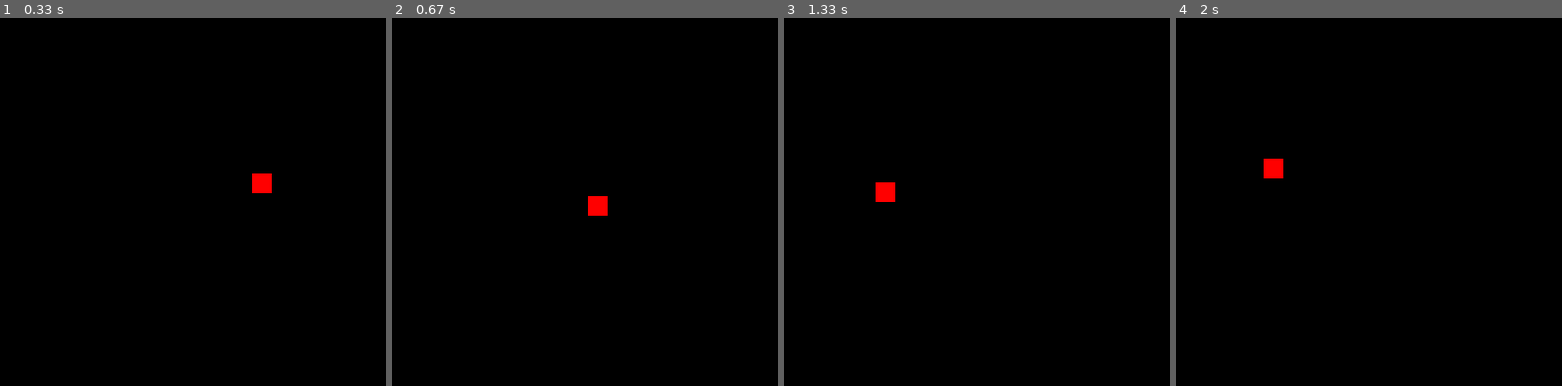
Above: before the commit, frames 1-4 (left to right).
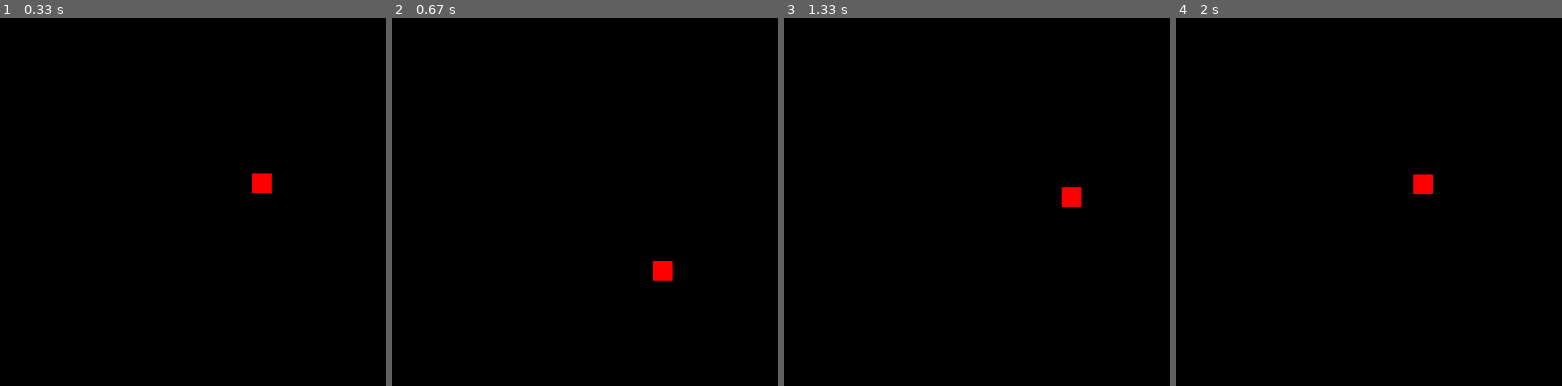
Above: after the commit, the same moments.

Repository: Soubhik-RJS/pygame-test
Game: pygame game, started from test/test_mouse_pos.py
The game is run twice, just before and just after one commit, with the same random seed, the same clock (stepped at 60 frames per second) and the same inputs.
Inputs (mouse positions are in pixels of both pictures, inside the frame that each line leads up to):
- Up to frame 1 (0.33 s): no input
- Up to frame 2 (0.67 s): press the mouse at (646, 213) at 0.37 s; move the mouse to (550, 194) at 0.47 s; release the mouse at (453, 179) at 0.6 s
- Up to frame 3 (1.33 s): hold R 0.67-1.13 s; move the mouse to (1112, 305) at 0.7 s; click (1127, 224) at 1.22 s
- Up to frame 4 (2 s): click (outside the picture) at 1.55 s; click (1403, 73) at 1.88 s

Frame 1 is identical in both runs. In frame 2, 0.5% of the frame differs, in the area x 50-73%, y 48-72%; in frame 3, 0.5%; in frame 4, 0.5%.

Commit message:
add angle velocity

Diff:
--- a/test/test_mouse_pos.py
+++ b/test/test_mouse_pos.py
@@ -1,4 +1,5 @@
 import pygame
+import math
 import sys
 
 # Initialize Pygame
@@ -20,6 +21,10 @@
 player_x = width // 2
 player_y = height // 2
 player_speed = 10
+angle = 90
+
+speed_x = 0
+speed_y = 0
 
 mouse_pos = (player_x,player_y)
 mouse_pressed = False
@@ -58,6 +63,12 @@
 
     return rect_x, rect_y
 
+# Function to calculate the angle between rect and target
+def calculate_angle(rect_pos, target_pos):
+    dx = target_pos[0] - rect_pos[0]
+    dy = target_pos[1] - rect_pos[1]
+    angle = math.atan2(dy, dx)  # Returns the angle in radians
+    return math.degrees(angle)  # Convert to degrees for easier understanding
 
 def game_quit():
     pygame.quit()
@@ -71,17 +82,29 @@
         if event.type == pygame.KEYDOWN:
             if event.key == pygame.K_ESCAPE:
                 game_quit()
+            if event.key == pygame.K_r:
+                #reset player position
+                player_x = width / 2
+                player_y = height / 2
+                speed_x = 0
+                speed_y = 0
+
+        if event.type == pygame.MOUSEBUTTONDOWN:
+            angle = -calculate_angle((player_x, player_y), pygame.mouse.get_pos())
+            # print(angle)
+            speed_x = player_speed * math.cos(math.radians(angle))
+            speed_y = -player_speed * math.sin(math.radians(angle))
 
     # Move player
     keys = pygame.key.get_pressed()
-    if keys[pygame.K_a]:
-        player_x -= player_speed
-    if keys[pygame.K_d]:
-        player_x += player_speed
-    if keys[pygame.K_w]:
-        player_y -= player_speed
-    if keys[pygame.K_s]:
-        player_y += player_speed
+    # if keys[pygame.K_a]:
+    #     player_x -= player_speed
+    # if keys[pygame.K_d]:
+    #     player_x += player_speed
+    # if keys[pygame.K_w]:
+    #     player_y -= player_speed
+    # if keys[pygame.K_s]:
+    #     player_y += player_speed
 
     # if not pygame.mouse.get_focused():
     #     print("out")
@@ -89,6 +112,7 @@
     if pygame.mouse.get_pressed()[0]:
         # print(pygame.mouse.get_pos())
 
+        # set player position to mouse position
         # player_x = pygame.mouse.get_pos()[0]
         # player_y = pygame.mouse.get_pos()[1]
 
@@ -107,11 +131,21 @@
     #         else:
     #             player_y -= player_speed
 
-
-    player_x, player_y = move_towards_target(player_x,player_y,mouse_pos[0],mouse_pos[1],player_speed)
+    # move towards mouuse postion
+    # player_x, player_y = move_towards_target(player_x,player_y,mouse_pos[0],mouse_pos[1],player_speed)
     # if mouse_pressed:
     # player_x, player_y = move_continuously(player_x,player_y,mouse_pos[0],mouse_pos[1],player_speed)
 
+    # speed_x = player_speed * math.cos(math.radians(angle))
+    # speed_y = -player_speed * math.sin(math.radians(angle))
+    # print(speed_x, speed_y)
+
+    # if keys[pygame.K_SPACE]:
+    #     player_x += speed_x
+    #     player_y += speed_y
+
+    player_x += speed_x
+    player_y += speed_y
 
     # Fill screen
     screen.fill(black)
